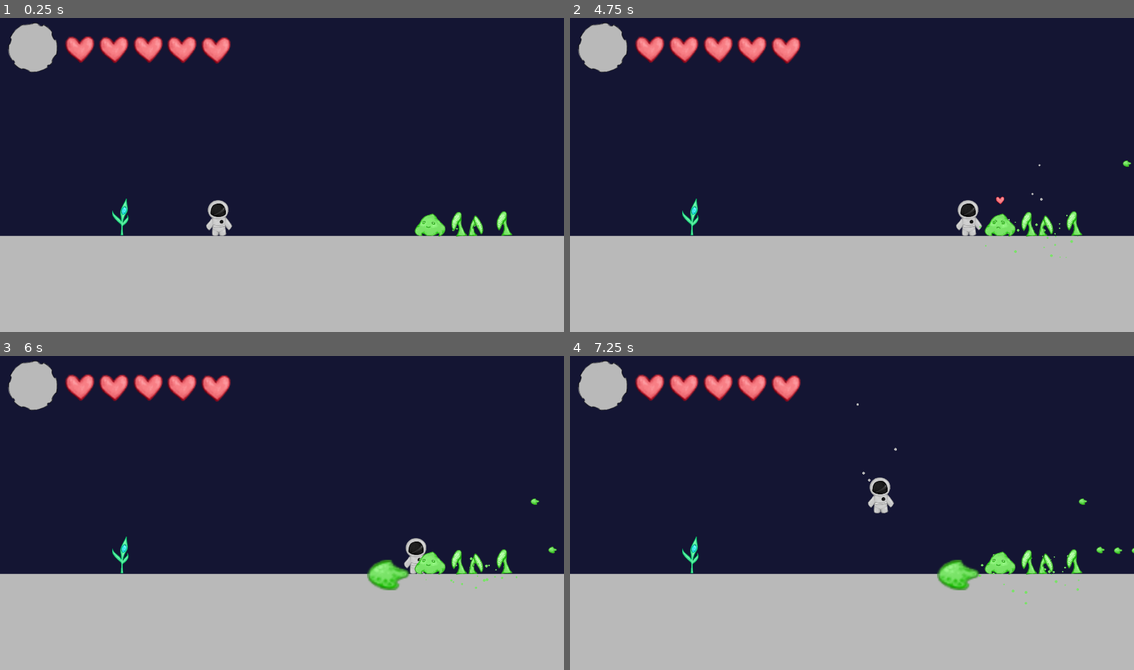
Above: before the commit, frames 1-4 (two rows, left to right).
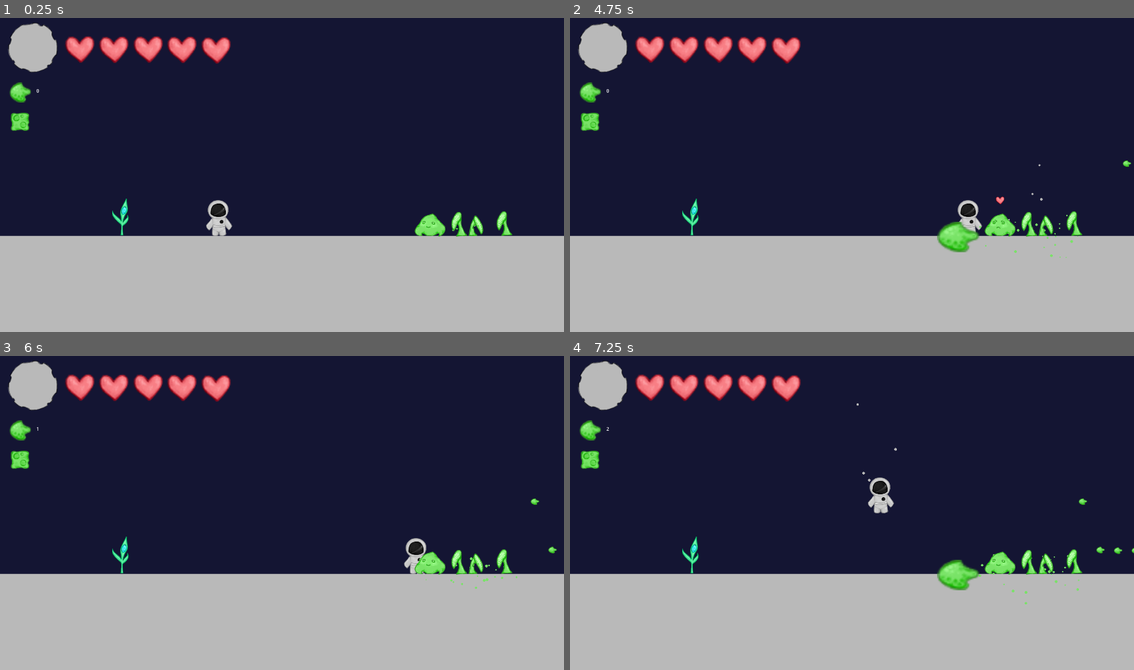
Above: after the commit, the same moments.

Repository: 7riciu/out-of-space
Game: Godot game, scene res://scenes/game.tscn
Two runs of this game, one before a commit and one after it. Both use one fixed random seed, a clock stepped at 60 frames per second and the inputs below.
Inputs (mouse positions are in pixels of both pictures, inside the frame that each line leads up to):
- Up to frame 1 (0.25 s): no input
- Up to frame 2 (4.75 s): tap Enter at 0.5 s; move the mouse to (976, 159) at 0.52 s; hold D (Right) 0.53-2.03 s; tap E (e) at 0.6, 1.55, 2.1, 3.05, 4.55 s; tap Space (Jump) at 0.77, 1.52, 3.02, 3.77, 4.52 s; click (976, 159) at 0.8 s; move the mouse to (739, 190) at 1.27 s; click (739, 190) at 1.35 s; move the mouse to (908, 102) at 2.02 s; hold A (Left) 2.03-2.78 s; click (908, 102) at 2.3 s; move the mouse to (823, 237) at 2.77 s; hold D (Right) 2.78-4.28 s; click (823, 237) at 2.85 s; move the mouse to (1021, 222) at 3.52 s; tap Alt at 3.6 s; click (1021, 222) at 3.8 s; move the mouse to (682, 124) at 4.27 s; hold A (Left) from 4.28 s (still down); tap Shift at 4.35 s
- Up to frame 3 (6 s): move the mouse to (310, 513) at 5.02 s; release A (Left) at 5.03 s; hold D (Right) 5.03-5.78 s; tap E (e) at 5.1 s; click (310, 513) at 5.3 s; move the mouse to (197, 431) at 5.77 s; hold A (Left) from 5.78 s (still down); click (197, 431) at 5.85 s
- Up to frame 4 (7.25 s): keep holding A (Left); tap Space (Jump) at 6.02, 6.77 s; tap E (e) at 6.05, 6.6 s; move the mouse to (976, 497) at 6.52 s; click (976, 497) at 6.8 s

The runs differ from the first frame. In frame 1, 0.4% of the frame differs, in the area x 1-8%, y 20-36%; in frame 2, 0.9%, in the area x 1-73%, y 20-75%; in frame 3, 0.9%; in frame 4, 0.4%.

Commit message:
Added UI for slime count and fixed slime balls spawn cooldown

Diff:
--- a/project.godot
+++ b/project.godot
@@ -48,6 +48,11 @@
 "events": [Object(InputEventKey,"resource_local_to_scene":false,"resource_name":"","device":-1,"window_id":0,"alt_press …(192 unchanged characters)…
 ]
 }
+Click={
+"deadzone": 0.2,
+"events": [Object(InputEventMouseButton,"resource_local_to_scene":false,"resource_name":"","device":-1,"window_id":0,"alt_pressed":false,"shift_pressed":false,"ctrl_pressed":false,"meta_pressed":false,"button_mask":1,"position":Vector2(443, 30),"global_position":Vector2(462, 126),"factor":1.0,"button_index":1,"canceled":false,"pressed":true,"double_click":false,"script":null)
+]
+}
 
 [rendering]
 
--- a/scenes/UI.tscn
+++ b/scenes/UI.tscn
@@ -7,6 +7,7 @@
 [ext_resource type="Script" uid="uid://bvblbm155hdc5" path="res://scripts/heart_3_UI.gd" id="5_75u2n"]
 [ext_resource type="Script" uid="uid://cvqq1mlcbdl07" path="res://scripts/heart_4_UI.gd" id="6_3wlde"]
 [ext_resource type="Script" uid="uid://dyu682ewdx4xn" path="res://scripts/heart_5_UI.gd" id="7_xpksx"]
+[ext_resource type="Texture2D" uid="uid://dc3i3l88vt6uv" path="res://assets/slime_splash.png" id="8_ukj8e"]
 
 [node name="CanvasLayer" type="CanvasLayer"]
 
@@ -92,3 +93,27 @@
 texture = ExtResource("2_3b2b5")
 expand_mode = 3
 script = ExtResource("7_xpksx")
+
+[node name="slime_resource" type="TextureRect" parent="."]
+anchors_preset = -1
+anchor_left = 0.017
+anchor_top = 0.21200001
+anchor_right = 0.055000003
+anchor_bottom = 0.27600002
+offset_left = -0.6400032
+offset_top = 0.039993286
+offset_right = 0.3999939
+offset_bottom = -0.08001709
+texture = ExtResource("8_ukj8e")
+
+[node name="slime_resource_count" type="Label" parent="." groups=["slime_resource_count_UI"]]
+anchors_preset = -1
+anchor_left = 0.065000005
+anchor_top = 0.22800002
+anchor_right = 0.086
+anchor_bottom = 0.25100002
+offset_left = -0.8000107
+offset_top = -0.24002075
+offset_right = -0.120010376
+offset_bottom = -0.08001709
+text = "0"
--- /dev/null
+++ b/scenes/build_button.tscn
@@ -0,0 +1,34 @@
+[gd_scene load_steps=6 format=3 uid="uid://db8dbqh4ac66y"]
+
+[ext_resource type="Texture2D" uid="uid://bx3jg7tr1nxa7" path="res://assets/slime_blobk.png" id="1_720va"]
+[ext_resource type="Script" uid="uid://cyo5fl3ikla5f" path="res://scripts/build_button.gd" id="1_u8ojb"]
+
+[sub_resource type="AtlasTexture" id="AtlasTexture_u8ojb"]
+atlas = ExtResource("1_720va")
+region = Rect2(0, 0, 41, 41)
+
+[sub_resource type="SpriteFrames" id="SpriteFrames_dxb1y"]
+animations = [{
+"frames": [{
+"duration": 1.0,
+"texture": SubResource("AtlasTexture_u8ojb")
+}],
+"loop": true,
+"name": &"default",
+"speed": 5.0
+}]
+
+[sub_resource type="CircleShape2D" id="CircleShape2D_hrmd8"]
+radius = 49.76947
+
+[node name="Area2D" type="Area2D"]
+script = ExtResource("1_u8ojb")
+
+[node name="AnimatedSprite2D" type="AnimatedSprite2D" parent="."]
+position = Vector2(10.75, 10.75)
+scale = Vector2(1.5243902, 1.5243902)
+sprite_frames = SubResource("SpriteFrames_dxb1y")
+
+[node name="CollisionShape2D" type="CollisionShape2D" parent="."]
+position = Vector2(11, 8)
+shape = SubResource("CircleShape2D_hrmd8")
--- a/scenes/game.tscn
+++ b/scenes/game.tscn
@@ -8,6 +8,7 @@
 [ext_resource type="PackedScene" uid="uid://r5ssygbbay74" path="res://scenes/sprout_plant1.tscn" id="4_u5sy4"]
 [ext_resource type="PackedScene" uid="uid://ckrn2n4ids7du" path="res://scenes/sprout_plant2.tscn" id="5_gee14"]
 [ext_resource type="PackedScene" uid="uid://bnbn8gydtsmf1" path="res://scenes/calm_plant.tscn" id="6_0tnpc"]
+[ext_resource type="PackedScene" uid="uid://db8dbqh4ac66y" path="res://scenes/build_button.tscn" id="9_0tnpc"]
 
 [sub_resource type="TileSetAtlasSource" id="TileSetAtlasSource_u5sy4"]
 texture = ExtResource("1_p57ef")
@@ -766,3 +767,6 @@
 
 [node name="Area2D4" parent="." instance=ExtResource("6_0tnpc")]
 position = Vector2(410, 688)
+
+[node name="Area2D5" parent="." instance=ExtResource("9_0tnpc")]
+position = Vector2(58, 352)
--- a/scenes/slime_resource.tscn
+++ b/scenes/slime_resource.tscn
@@ -1,5 +1,6 @@
-[gd_scene load_steps=5 format=3 uid="uid://ddv23ppjmi4uw"]
+[gd_scene load_steps=6 format=3 uid="uid://ddv23ppjmi4uw"]
 
+[ext_resource type="Script" uid="uid://damp1uhjxn3f1" path="res://scripts/slime_resource.gd" id="1_jms8a"]
 [ext_resource type="Texture2D" uid="uid://dc3i3l88vt6uv" path="res://assets/slime_splash.png" id="1_ugym4"]
 
 [sub_resource type="AtlasTexture" id="AtlasTexture_jms8a"]
@@ -21,6 +22,7 @@
 radius = 131.46101
 
 [node name="Area2D" type="Area2D"]
+script = ExtResource("1_jms8a")
 
 [node name="AnimatedSprite2D" type="AnimatedSprite2D" parent="."]
 position = Vector2(57.25, 40.75)
--- /dev/null
+++ b/scripts/build_button.gd
@@ -0,0 +1,8 @@
+extends Area2D
+
+func _process(_delta: float) -> void:
+	if Input.is_action_just_pressed("Click"):
+		pick_slime_block()
+
+func pick_slime_block():
+	print("picked")
--- a/scripts/slime.gd
+++ b/scripts/slime.gd
@@ -11,6 +11,7 @@
 
 @onready var plant_fed = false
 @onready var happy = false
+@onready var slime_resource = false
 
 func _process(_delta: float) -> void:
 	if not happy:
@@ -20,7 +21,6 @@
 				$AnimatedSprite2D.play("idle")
 
 	else:
-		await get_tree().create_timer(1.0).timeout
 		produce_slime()
 
 func angry():
@@ -45,7 +45,9 @@
 	$AnimatedSprite2D.play("angry")
 
 func produce_slime():
-	if slime_resource_instance == null:
-		slime_resource_instance = slime_resource_scene.instantiate()
-		slime_resource_instance.position = self.position + Vector2(-200, 0)
-		get_tree().current_scene.add_child(slime_resource_instance)
+	if not slime_resource:
+		if slime_resource_instance == null:
+			slime_resource_instance = slime_resource_scene.instantiate()
+			slime_resource_instance.position = self.position + Vector2(-200, 0)
+			get_tree().current_scene.add_child(slime_resource_instance)
+			slime_resource = true
--- /dev/null
+++ b/scripts/slime_resource.gd
@@ -0,0 +1,26 @@
+extends Area2D
+
+@onready var slime = get_tree().get_first_node_in_group("slime")
+@onready var slime_resource_count_UI = get_tree().get_first_node_in_group("slime_resource_count_UI")
+var can_interact = false
+
+func _ready() -> void:
+	self.body_entered.connect(on_body_entered)
+	self.body_exited.connect(on_body_exited)
+
+func on_body_entered(body):
+	if body.is_in_group("player"):
+		can_interact = true
+
+func on_body_exited(body):
+	if body.is_in_group("player"):
+		can_interact = false
+
+func _process(_delta: float) -> void:
+	if can_interact:
+		if Input.is_action_just_pressed("e"):
+			self.visible = false
+			slime_resource_count_UI.text = str(int(slime_resource_count_UI.text) + int("1"))
+			await get_tree().create_timer(2.0).timeout
+			slime.slime_resource = false
+			queue_free()
Not shown: 1 places in scenes/UI.tscn that only renumber resources
Not shown: 1 places in scenes/game.tscn that only renumber resources
Not shown, added: scripts/build_button.gd.uid
Not shown, added: scripts/slime_resource.gd.uid
